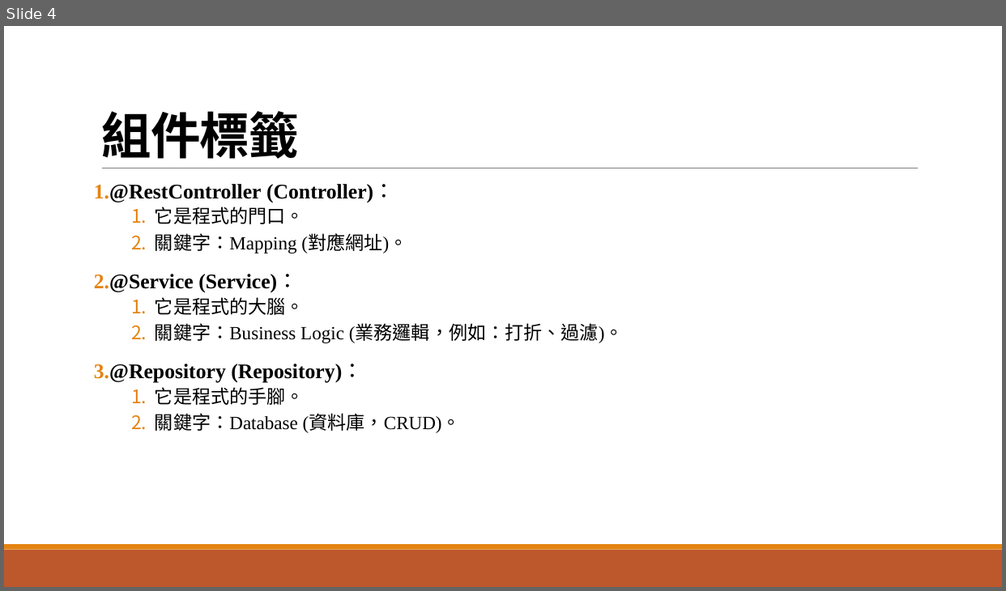
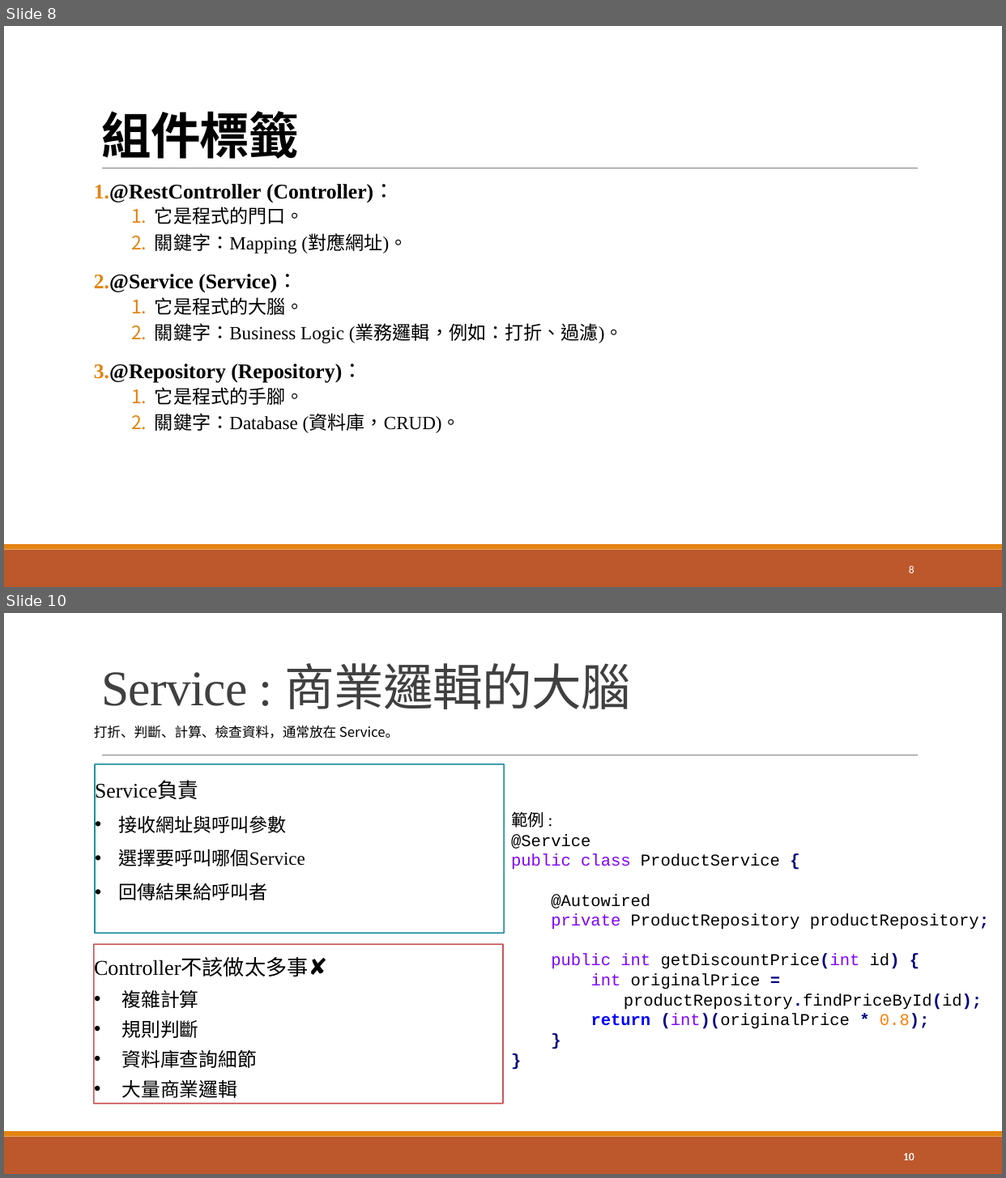
Before and after one commit to GrantChen-XD/CaUpload, a slide deck: JAVA教學.pptx. Shown one above the other, each under a label of ours: slide 4 before the commit, slides 8 and 10 after it; the slides between them are not shown. The pictures are 1006x591 and 1006x1178 pixels, drawn with LibreOffice and Linux fonts; fonts in the diff are those of the drawing. Boxes give left, top, right and bottom in pixels: in the first picture for what was removed or moved away, otherwise in the second. Text is boxed around its words. In the diff, an @@ line names an element or a change of style, - is before the commit and + after.

```diff
--- a/JAVA教學.pptx
+++ b/JAVA教學.pptx
@@ slide 10 added at (x1=4, y1=613, x2=1002, y2=1174), background #FFFFFF; not listed: 3 template elements that a slide beside it also shows @@
@@ title added at (x1=101, y1=663, x2=631, y2=709), 48 pt, text #404040 @@
+Service : 商業邏輯的大腦
@@ text added at (x1=94, y1=726, x2=398, y2=739), 13 pt, text #000000 @@
+打折、判斷、計算、檢查資料，通常放在 Service。
@@ rectangle added at (x1=95, y1=764, x2=504, y2=934), fill #FFFFFF, outline #168A9A 1.3 pt, 18 pt, text #000000 @@
+Service負責
+• 接收網址與呼叫參數
+• 選擇要呼叫哪個Service
+• 回傳結果給呼叫者
@@ text added at (x1=511, y1=811, x2=989, y2=1029), 16 pt, text #000000 @@
+範例 :
+@Service
+public class ProductService {
+@Autowired
+private ProductRepository productRepository;
+public int getDiscountPrice(int id) {
+int originalPrice =
+productRepository.findPriceById(id);
+return (int)(originalPrice * 0.8);
+}
+}
@@ rectangle added at (x1=94, y1=944, x2=503, y2=1104), fill #FFFFFF, outline #C94C4C 1.3 pt, 18.5 pt, text #000000 @@
+Controller不該做太多事✘
+• 複雜計算
+• 規則判斷
+• 資料庫查詢細節
+• 大量商業邏輯
@@ page number added at (x1=815, y1=1142, x2=922, y2=1171), 10.5 pt, text #FFFFFF @@
+10
@@ page number added at (x1=903, y1=1153, x2=914, y2=1161), 10.5 pt, text #FFFFFF @@
+10
@@ what was slide 4 is now slide 8 @@
@@ slide 8 changed as well @@
@@ page number added at (x1=909, y1=566, x2=914, y2=574), 10.5 pt, text #FFFFFF @@
+8
```
Also in this commit, not shown: 7 other slides changed, 6 other slides added, 1 slide removed, 1 other file.
